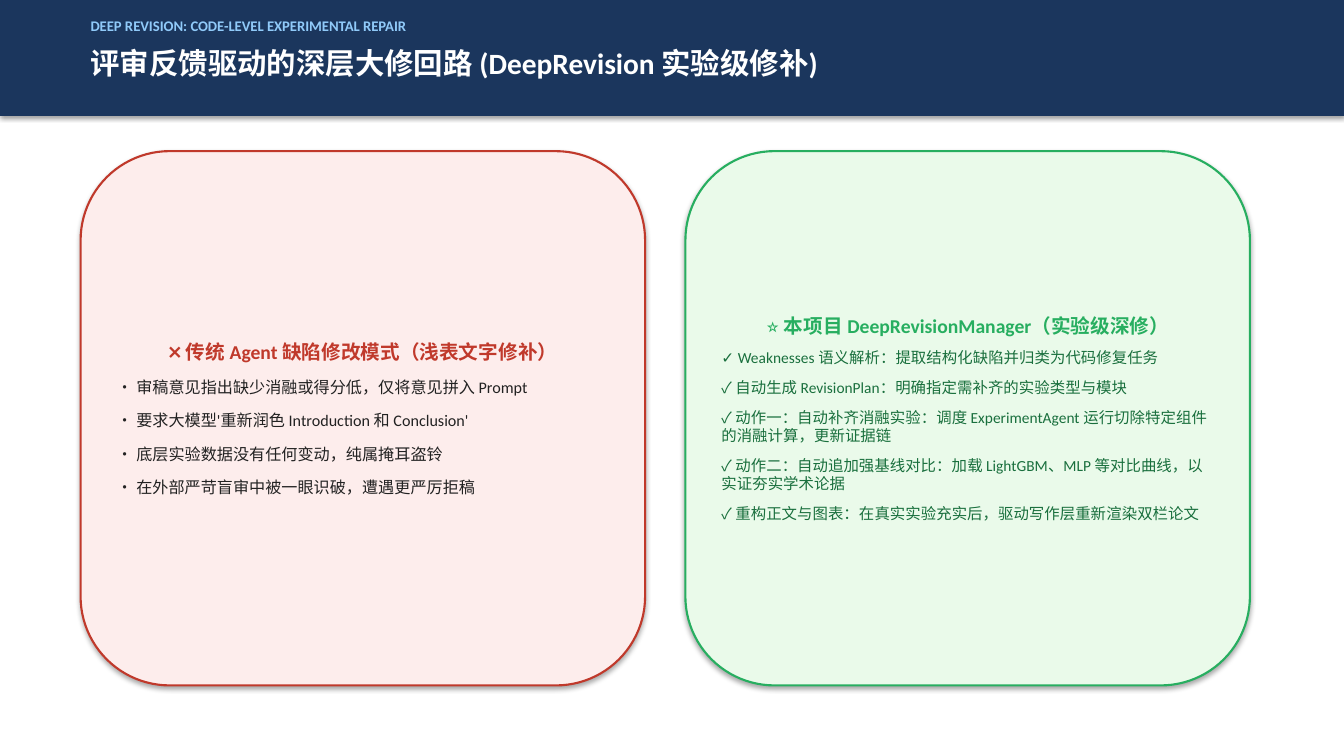
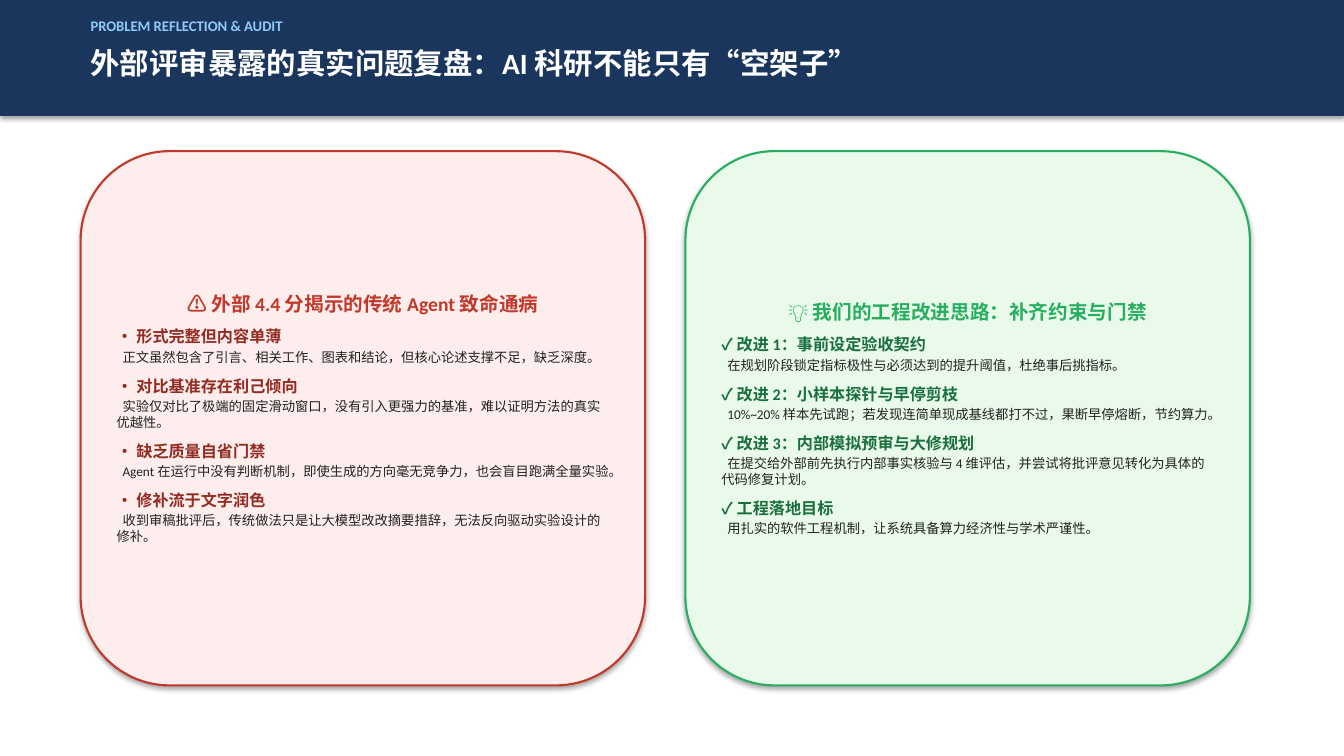
Before and after one commit to MieSheeeep/JiuwenSwarmPaperAgent, a slide deck: slide 8 of docs/第6组项目汇报PPT_终版.pptx (slide 12 before the commit). Drawn at 1344x756 pixels with LibreOffice and Linux fonts; fonts in the diff are those of the drawing. Boxes give left, top, right and bottom in pixels: in the first picture for what was removed or moved away, otherwise in the second. Text is boxed around its words. In the diff, an @@ line names an element or a change of style, - is before the commit and + after.

```diff
--- a/docs/第6组项目汇报PPT_终版.pptx
+++ b/docs/第6组项目汇报PPT_终版.pptx
@@ text at bbox=[91, 21, 283, 31]: text changed @@
-DEEP REVISION: CODE-LEVEL EXPERIMENTAL REPAIR
+PROBLEM REFLECTION & AUDIT
@@ text at bbox=[91, 48, 857, 77]: text changed @@
-评审反馈驱动的深层大修回路 (DeepRevision 实验级修补)
+外部评审暴露的真实问题复盘：AI 科研不能只有“空架子”
@@ text in rounded rectangle at bbox=[117, 294, 622, 542]: text changed; size 11.5 to 9.5 pt @@
-❌ 传统 Agent 缺陷修改模式（浅表文字修补）
-• 审稿意见指出缺少消融或得分低，仅将意见拼入 Prompt
-• 要求大模型'重新润色 Introduction 和 Conclusion'
-• 底层实验数据没有任何变动，纯属掩耳盗铃
-• 在外部严苛盲审中被一眼识破，遭遇更严厉拒稿
+⚠️ 外部 4.4 分揭示的传统 Agent 致命通病
+• 形式完整但内容单薄
+正文虽然包含了引言、相关工作、图表和结论，但核心论述支撑不足，缺乏深度。
+• 对比基准存在利己倾向
+实验仅对比了极端的固定滑动窗口，没有引入更强力的基准，难以证明方法的真实优越性。
+• 缺乏质量自省门禁
+Agent 在运行中没有判断机制，即使生成的方向毫无竞争力，也会盲目跑满全量实验。
+• 修补流于文字润色
+收到审稿批评后，传统做法只是让大模型改改摘要措辞，无法反向驱动实验设计的修补。
@@ text in rounded rectangle at bbox=[721, 302, 1221, 534]: text changed; size 11 to 9.5 pt; text colour #196F3D to #222222 @@
-⭐ 本项目 DeepRevisionManager（实验级深修）
-✓ Weaknesses 语义解析：提取结构化缺陷并归类为代码修复任务
-✓ 自动生成 RevisionPlan：明确指定需补齐的实验类型与模块
-✓ 动作一：自动补齐消融实验：调度 ExperimentAgent 运行切除特定组件的消融计算，更新证据链
-✓ 动作二：自动追加强基线对比：加载 LightGBM、MLP 等对比曲线，以实证夯实学术论据
-✓ 重构正文与图表：在真实实验充实后，驱动写作层重新渲染双栏论文
+💡 我们的工程改进思路：补齐约束与门禁
+✓ 改进 1：事前设定验收契约
+在规划阶段锁定指标极性与必须达到的提升阈值，杜绝事后挑指标。
+✓ 改进 2：小样本探针与早停剪枝
+10%~20% 样本先试跑；若发现连简单现成基线都打不过，果断早停熔断，节约算力。
+✓ 改进 3：内部模拟预审与大修规划
+在提交给外部前先执行内部事实核验与 4 维评估，并尝试将批评意见转化为具体的代码修复计划。
+✓ 工程落地目标
+用扎实的软件工程机制，让系统具备算力经济性与学术严谨性。
```
Also in this commit, not shown: 9 other slides changed, 6 slides added, 10 slides removed, 3 other files.
